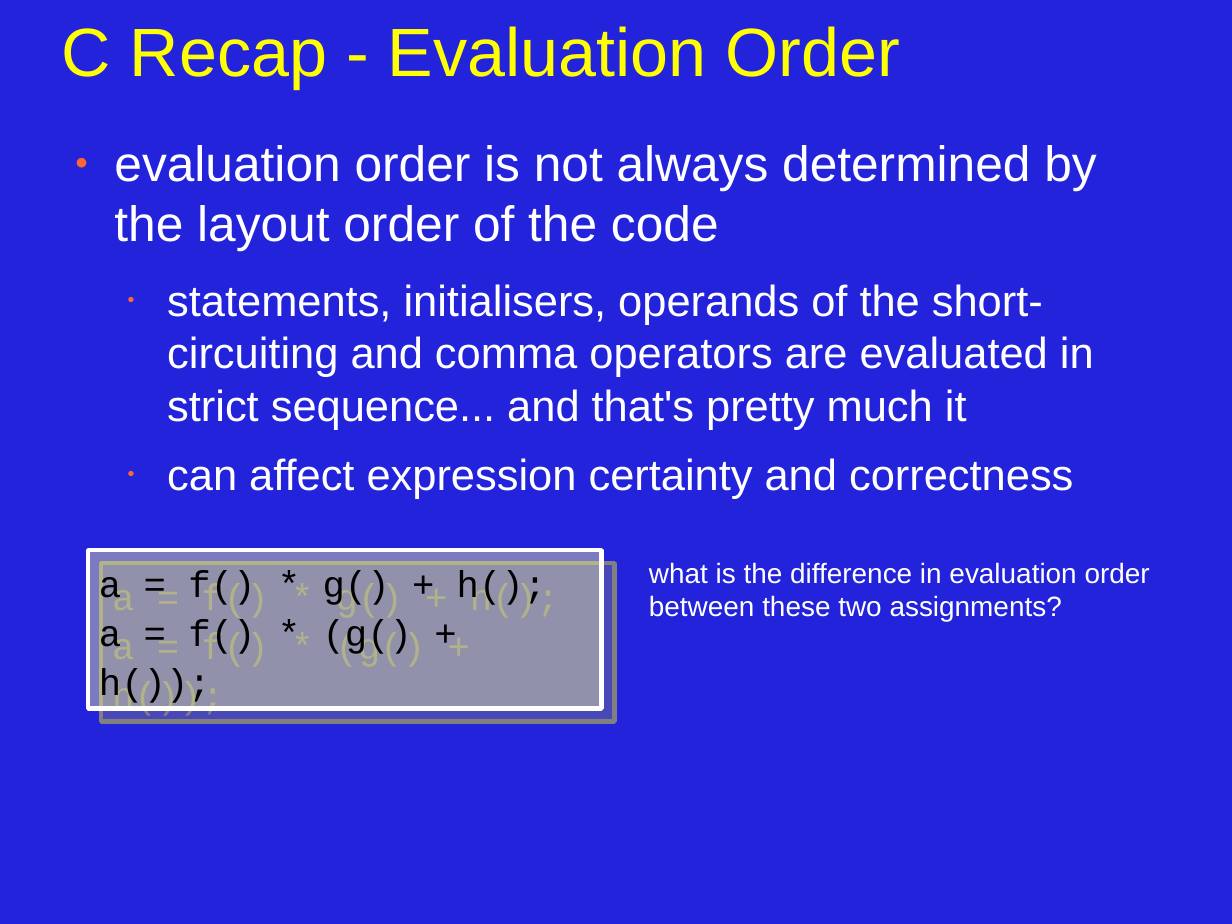
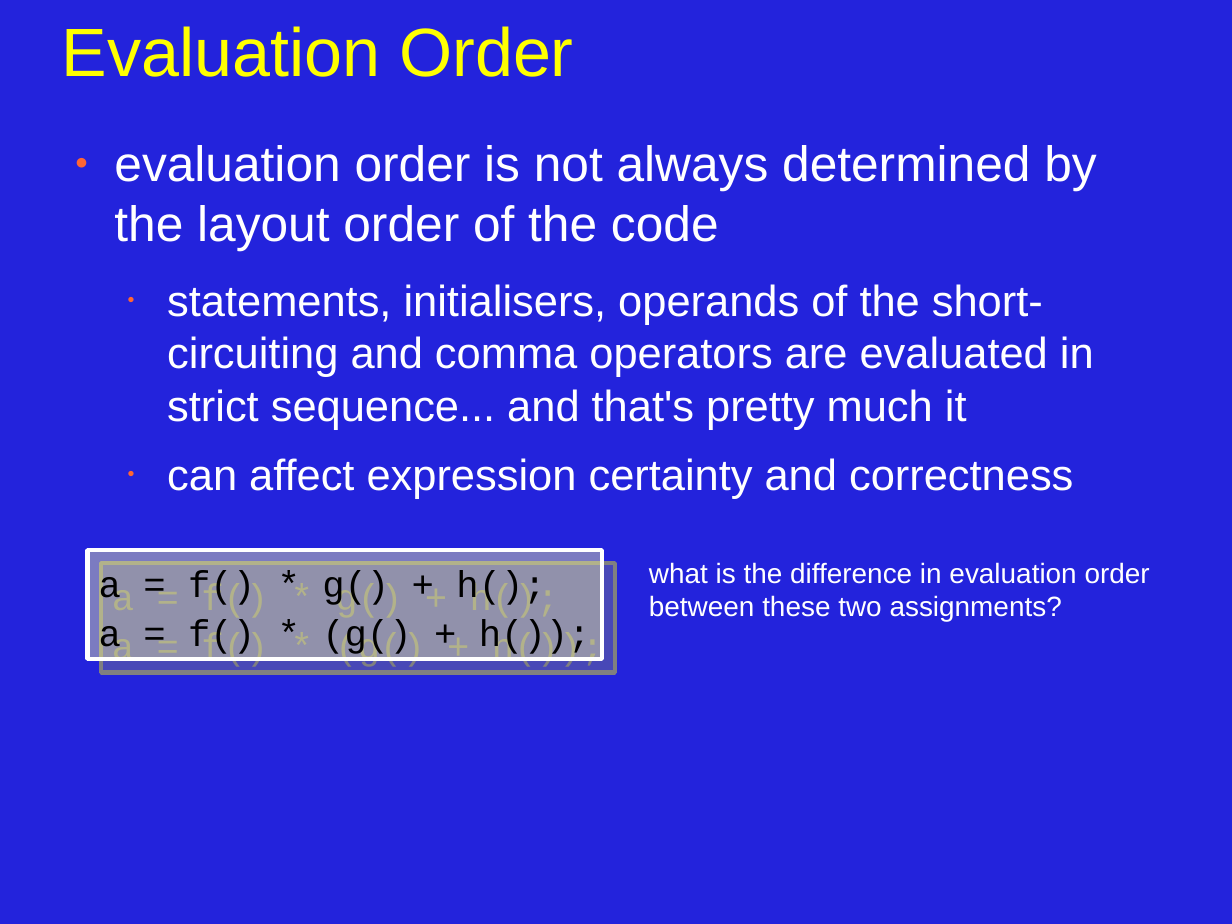
Before and after one commit to JonJagger/two-day-courses, a slide deck: slide 6 of cppf/01_Introduction_to_C++.odp. Drawn at 1232x924 pixels with LibreOffice and Linux fonts; fonts in the diff are those of the drawing. Boxes give left, top, right and bottom in pixels: in the first picture for what was removed or moved away, otherwise in the second. Text is boxed around its words. In the diff, an @@ line names an element or a change of style, - is before the commit and + after.

```diff
--- a/cppf/01_Introduction_to_C++.odp
+++ b/cppf/01_Introduction_to_C++.odp
@@ title at [62,26,574,77]: text changed @@
-C Recap - Evaluation Order
+Evaluation Order
@@ rectangle "a = f() * g() ...": place and size @@
-rectangle "a = f() * g() ..." at [88,550,601,709]
+rectangle "a = f() * g() ..." at [88,550,603,660]
```
Also in this commit, not shown: 2 other slides changed, 2 slides added, 1 slide removed.
